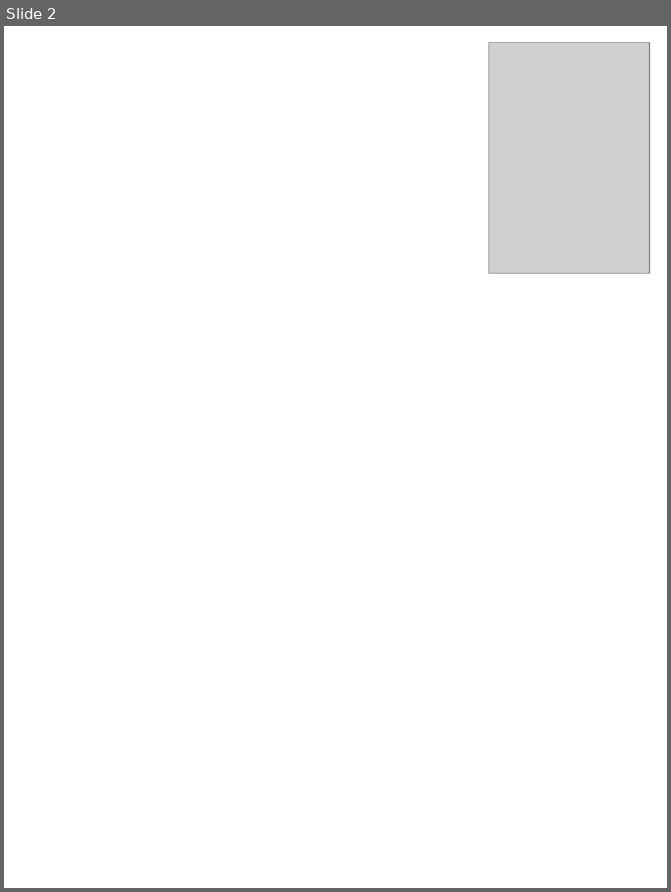
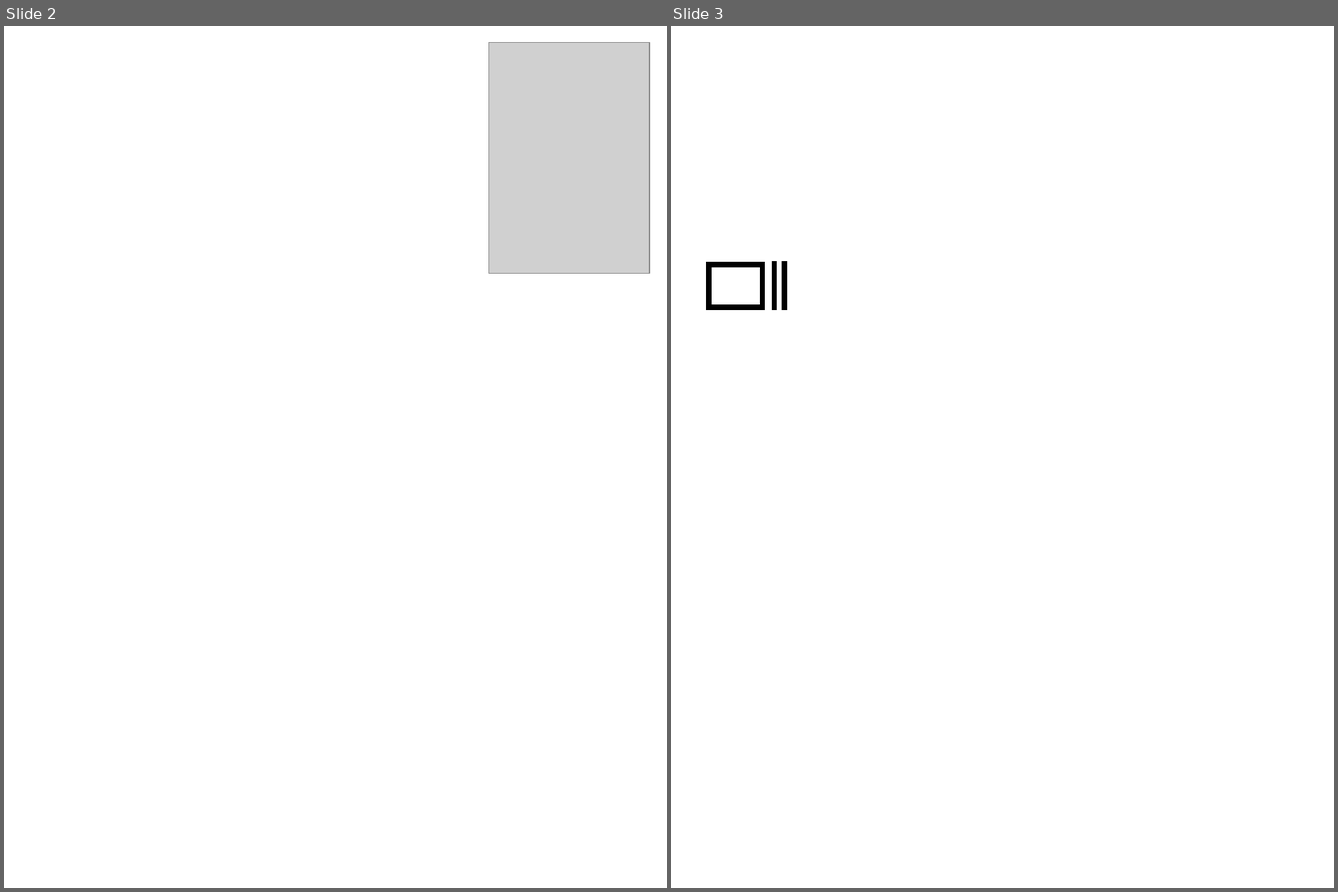
Before and after one commit to exped1230/exped1230.github.io, a slide deck: demo/sarcasm/jiaoben2304/first_page.pptx. Shown side by side, each under a label of ours: slide 2 before the commit, slides 2 and 3 after it. The pictures are 671x892 and 1338x892 pixels, drawn with LibreOffice and Linux fonts; fonts in the diff are those of the drawing; grey boxes stand for pictures; background and template pictures are left out. Boxes give left, top, right and bottom in pixels: in the first picture for what was removed or moved away, otherwise in the second. Text is boxed around its words. In the diff, an @@ line names an element or a change of style, - is before the commit and + after.

```diff
--- a/demo/sarcasm/jiaoben2304/first_page.pptx
+++ b/demo/sarcasm/jiaoben2304/first_page.pptx
@@ slide 3 added at bbox=[671, 26, 1334, 888], background #FFFFFF @@
@@ rectangle added at bbox=[709, 265, 762, 307], outline #000000 4.5 pt @@
@@ line added from (775, 261) to (775, 311), #000000 4.5 pt @@
@@ line added from (784, 261) to (784, 311), #000000 4.5 pt @@
```
Also in this commit, not shown: 1 slide changed, 15 other files.
